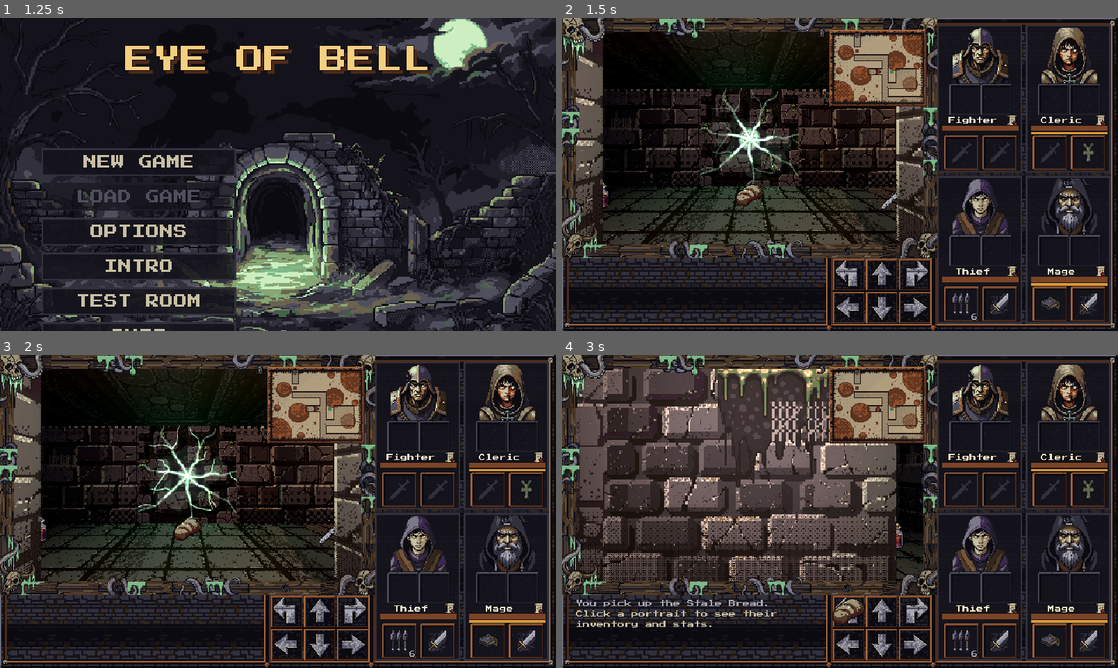
Above: before the commit, frames 1-4 (two rows, left to right).
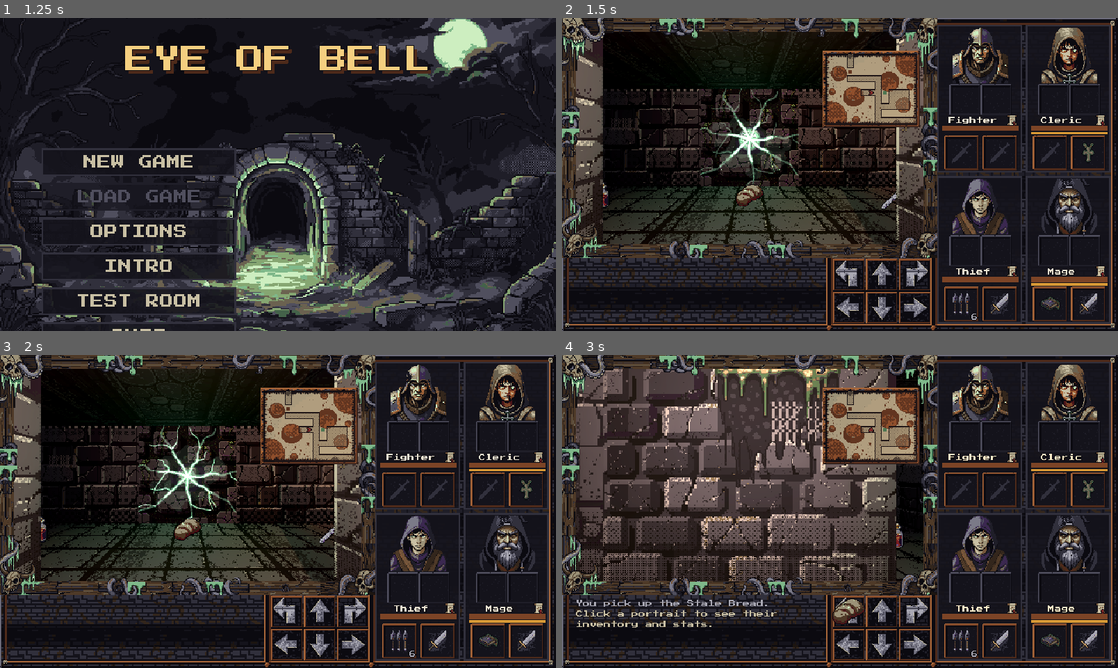
Above: after the commit, the same moments.

Repository: XrNrX/eye-of-bell
Game: Godot game, scene res://scenes/main_menu.tscn
Two runs of this game, one before a commit and one after it. Both use one fixed random seed, a clock stepped at 60 frames per second and the inputs below. Sound files missing from this copy of the repository are replaced by a short silence.
Inputs (mouse positions are in pixels of both pictures, inside the frame that each line leads up to):
- Up to frame 1 (1.25 s): tap Enter at 0.5 s; move the mouse to (400, 158) at 0.52 s; hold Right (ui_right) from 0.53 s (still down); tap M at 0.6 s; click (400, 158) at 0.67 s
- Up to frame 2 (1.5 s): release Right (ui_right) at 1.25 s; click "NEW GAME" at 1.25 s
- Up to frame 3 (2 s): no input
- Up to frame 4 (3 s): drag from (751, 473) to (812, 574) at 2.02 s; click (851, 611) at 2.77 s

Frame 1 is identical in both runs. In frame 2, 4.5% of the frame differs, in the area x 46-66%, y 3-35%; in frame 3, 4.5%; in frame 4, 4.7%.

Commit message:
Move the minimap clear of the top-right skull of the wooden frame
Co-Authored-By: Claude Sonnet 5.5 <noreply@anthropic.com>

Diff:
--- a/scenes/debug_overlay.tscn
+++ b/scenes/debug_overlay.tscn
@@ -8,10 +8,10 @@
 script = ExtResource("1_overlay")
 
 [node name="Box" type="VBoxContainer" parent="."]
-offset_left = 308.0
-offset_top = 14.0
-offset_right = 420.0
-offset_bottom = 102.0
+offset_left = 300.0
+offset_top = 38.0
+offset_right = 412.0
+offset_bottom = 126.0
 mouse_filter = 2
 theme_override_constants/separation = 2
 
Not shown, changed: CLAUDE.md
